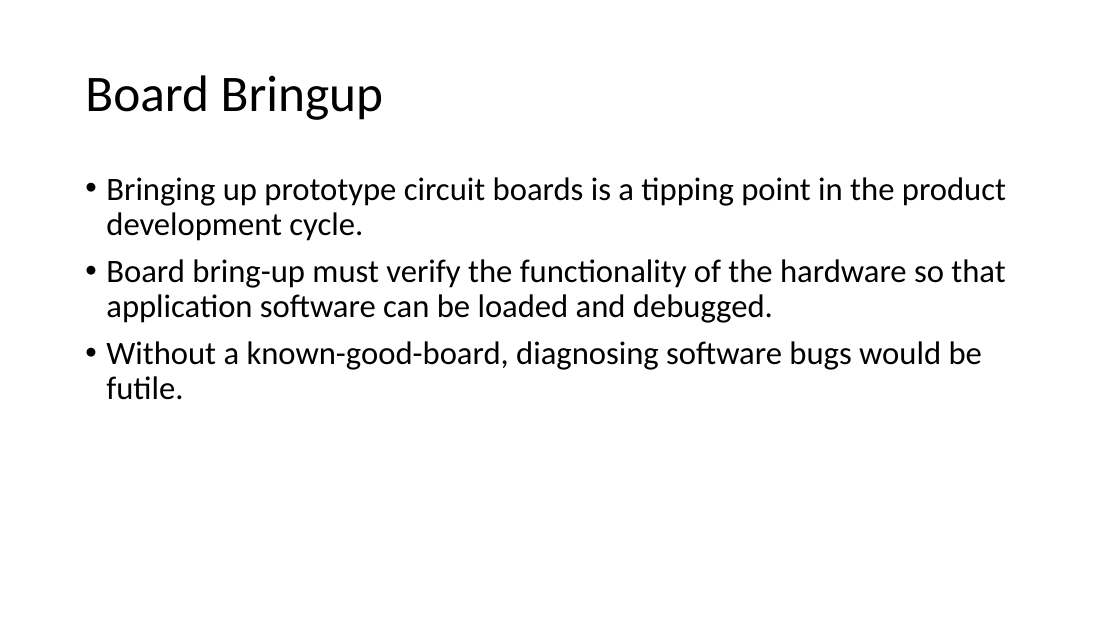
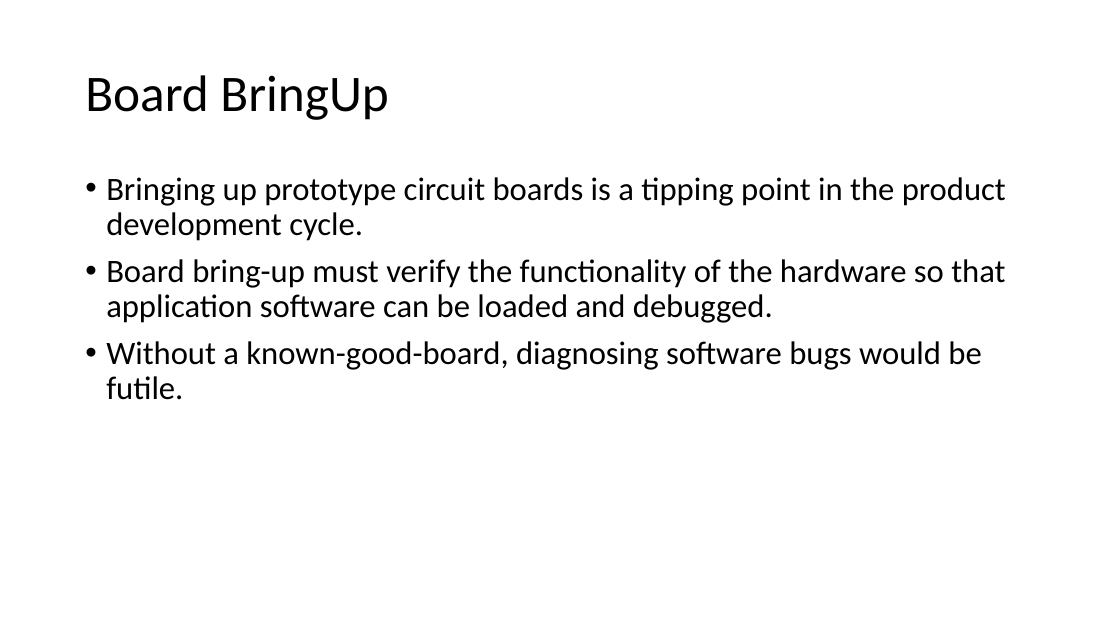
Before and after one commit to isomoye/EEGR471, a slide deck: slide 8 of sections/Bringup.pptx. Drawn at 1120x630 pixels with LibreOffice and Linux fonts; fonts in the diff are those of the drawing. Boxes give left, top, right and bottom in pixels: in the first picture for what was removed or moved away, otherwise in the second. Text is boxed around its words. In the diff, an @@ line names an element or a change of style, - is before the commit and + after.

```diff
--- a/sections/Bringup.pptx
+++ b/sections/Bringup.pptx
@@ title at box(85, 75, 388, 120): text changed @@
-Board Bringup
+Board BringUp
```
Also in this commit, not shown: 5 other slides changed, 13 other files.
